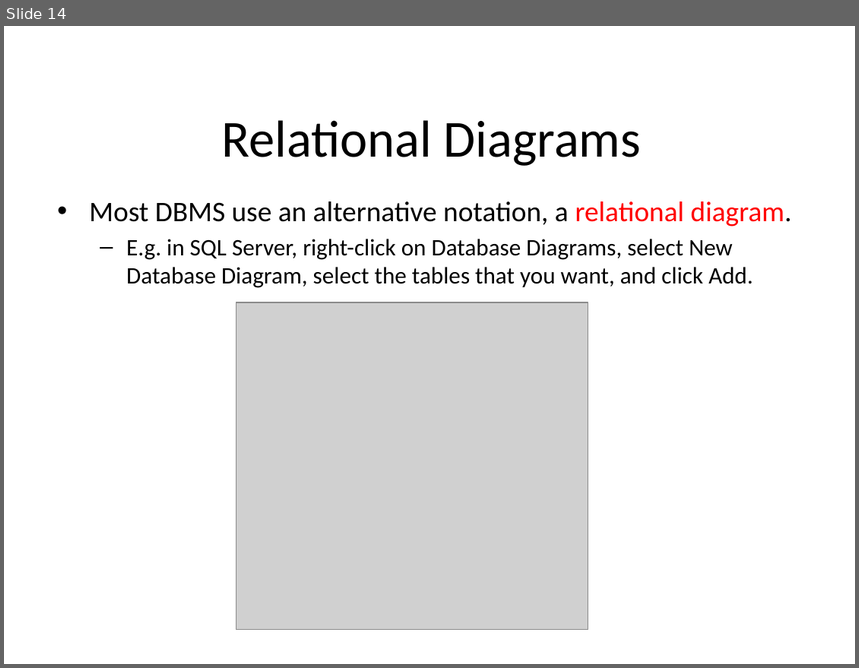
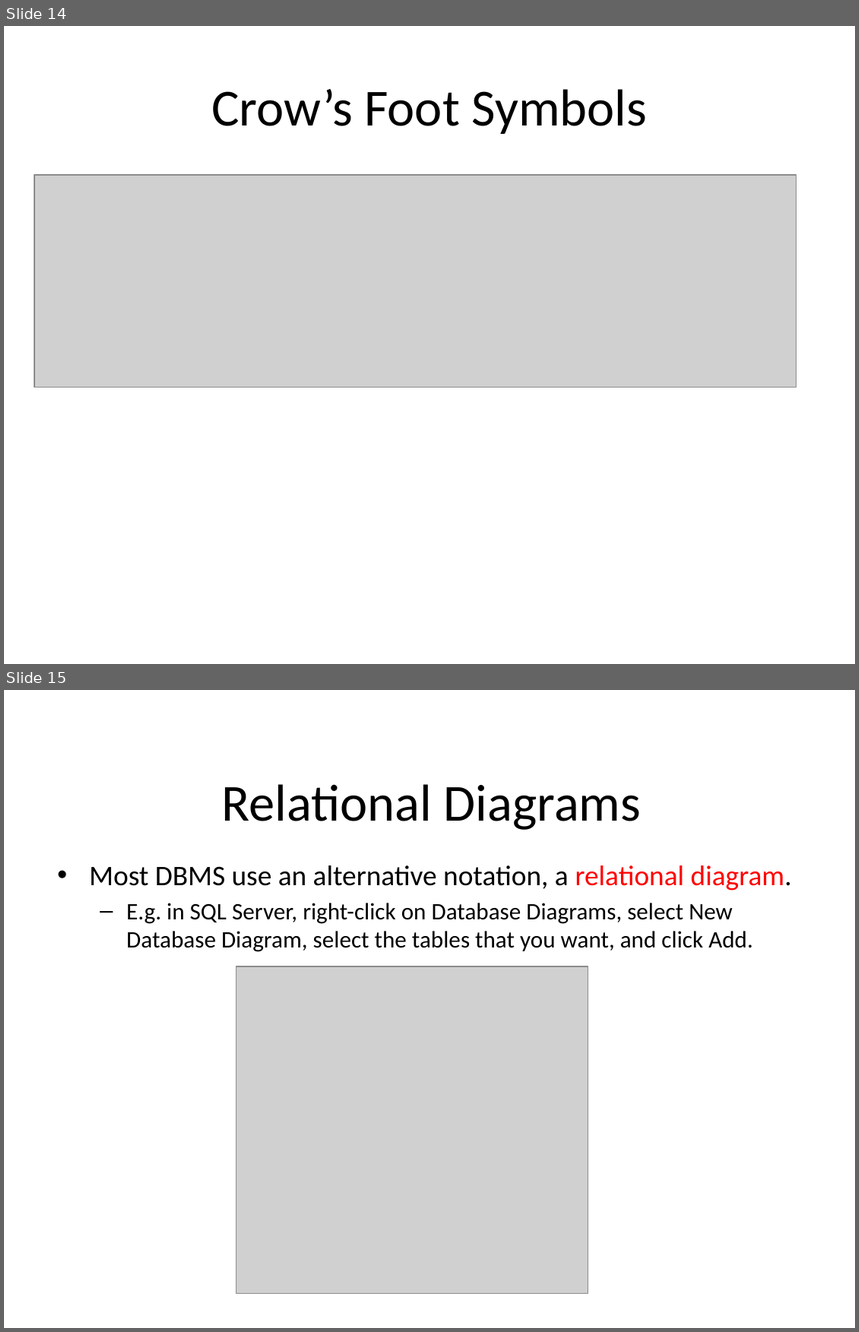
Before and after one commit to trey-moddelmog/Databases-SQL, a slide deck: 4.1 Entity Relationship Modeling.pptx. Shown one above the other, each under a label of ours: slide 14 before the commit, slides 14 and 15 after it. The pictures are 859x668 and 859x1332 pixels, drawn with LibreOffice and Linux fonts; fonts in the diff are those of the drawing; grey boxes stand for pictures. Boxes give left, top, right and bottom in pixels: in the first picture for what was removed or moved away, otherwise in the second. Text is boxed around its words. In the diff, an @@ line names an element or a change of style, - is before the commit and + after.

```diff
--- a/4.1 Entity Relationship Modeling.pptx
+++ b/4.1 Entity Relationship Modeling.pptx
@@ slide 14 added at (x1=4, y1=26, x2=855, y2=664), background #FFFFFF @@
@@ title added at (x1=211, y1=89, x2=647, y2=134), 44 pt, text #000000 @@
+Crow’s Foot Symbols
@@ picture added at (x1=34, y1=175, x2=797, y2=388) @@
@@ what was slide 14 is now slide 15 @@
```
Also in this commit, not shown: 5 other files.
